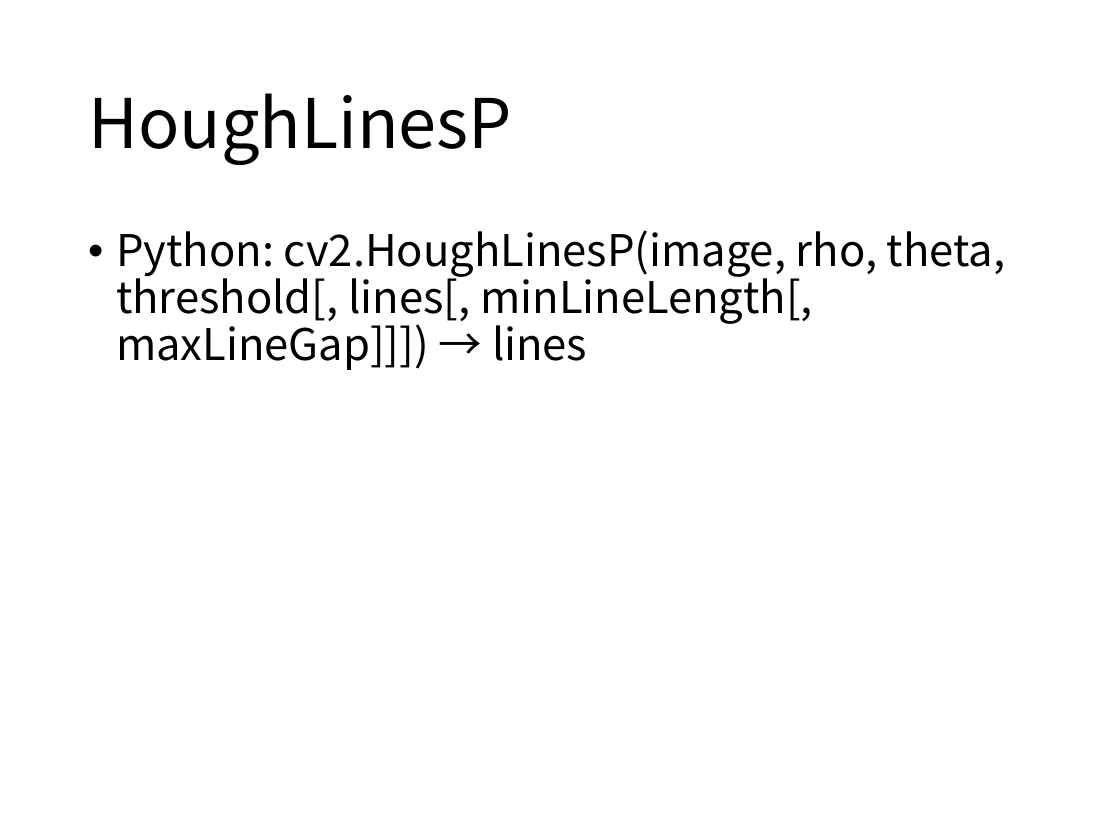
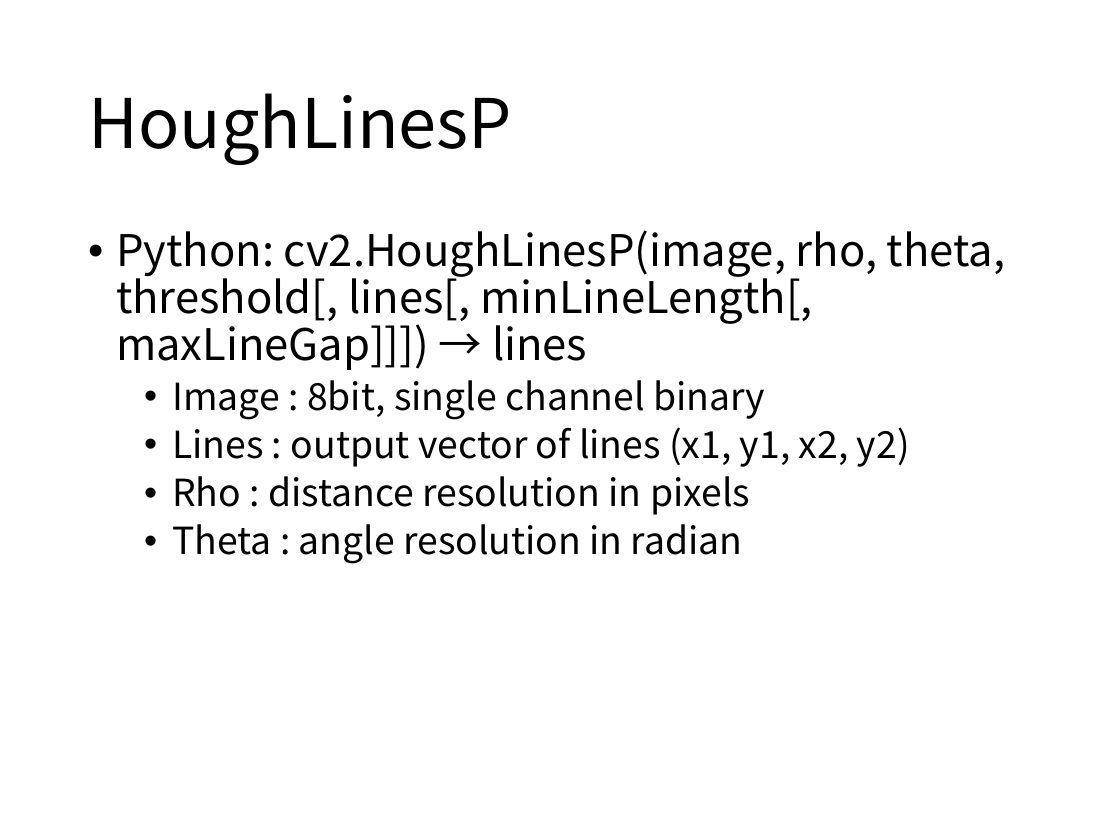
Before and after one commit to boy1089/MyProject, a slide deck: slide 17 of hough transform/hough transform ver1.pptx. Drawn at 1120x840 pixels with LibreOffice and Linux fonts; fonts in the diff are those of the drawing. Boxes give left, top, right and bottom in pixels: in the first picture for what was removed or moved away, otherwise in the second. Text is boxed around its words. In the diff, an @@ line names an element or a change of style, - is before the commit and + after.

Commit message:
hough 2nd

```diff
--- a/hough transform/hough transform ver1.pptx
+++ b/hough transform/hough transform ver1.pptx
@@ text at (x1=172, y1=380, x2=910, y2=564): paragraphs added @@
+  • Image : 8bit, single channel binary
+  • Lines : output vector of lines (x1, y1, x2, y2)
+  • Rho : distance resolution in pixels
+  • Theta : angle resolution in radian
```
Also in this commit, not shown: 5 other slides changed, 3 slides added, 3 slides removed, 4 other files.
